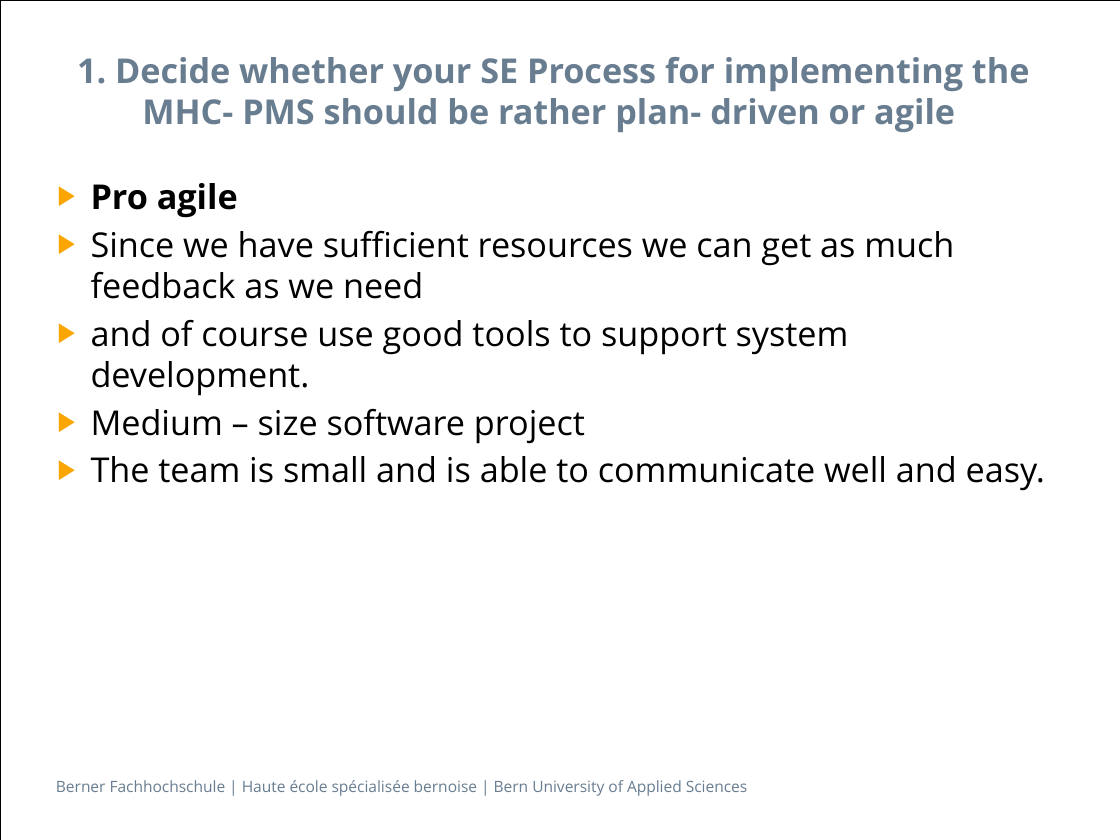
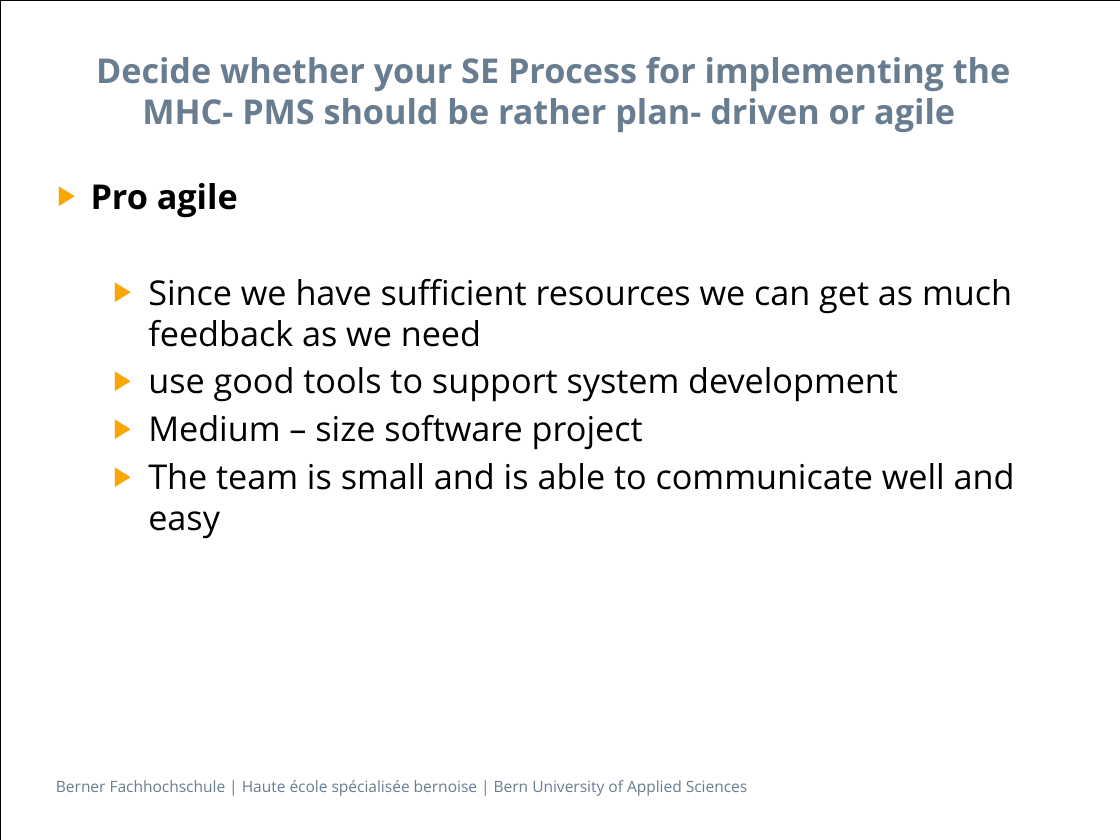
Before and after one commit to wissi1/ch.bfh.btx8081.w2013.red, a slide deck: slide 2 of ch.bfh.btx8081.w2013.red/doc/PraesentationSETaskII_BFH_2013.pptx. Drawn at 1120x840 pixels with LibreOffice and Linux fonts; fonts in the diff are those of the drawing. Boxes give left, top, right and bottom in pixels: in the first picture for what was removed or moved away, otherwise in the second. Text is boxed around its words. In the diff, an @@ line names an element or a change of style, - is before the commit and + after.

```diff
--- a/ch.bfh.btx8081.w2013.red/doc/PraesentationSETaskII_BFH_2013.pptx
+++ b/ch.bfh.btx8081.w2013.red/doc/PraesentationSETaskII_BFH_2013.pptx
@@ title at <box>96,57,1010,132</box>: text changed @@
-1. Decide whether your SE Process for implementing the MHC- PMS should be rather plan- driven or agile
+Decide whether your SE Process for implementing the MHC- PMS should be rather plan- driven or agile
@@ text at <box>148,278,1012,450</box>: list level 1 to 2 in "Since we have sufficient resources ..."; list level 1 to 2 in "Medium – size software project" @@
@@ text at <box>148,367,898,402</box>: text changed @@
-▶ and of course use good tools to support system development.
+  ▶ use good tools to support system development
@@ text at <box>148,463,1015,539</box>: text changed @@
-▶ The team is small and is able to communicate well and easy.
+  ▶ The team is small and is able to communicate well and easy
```
Also in this commit, not shown: 3 other slides changed.
